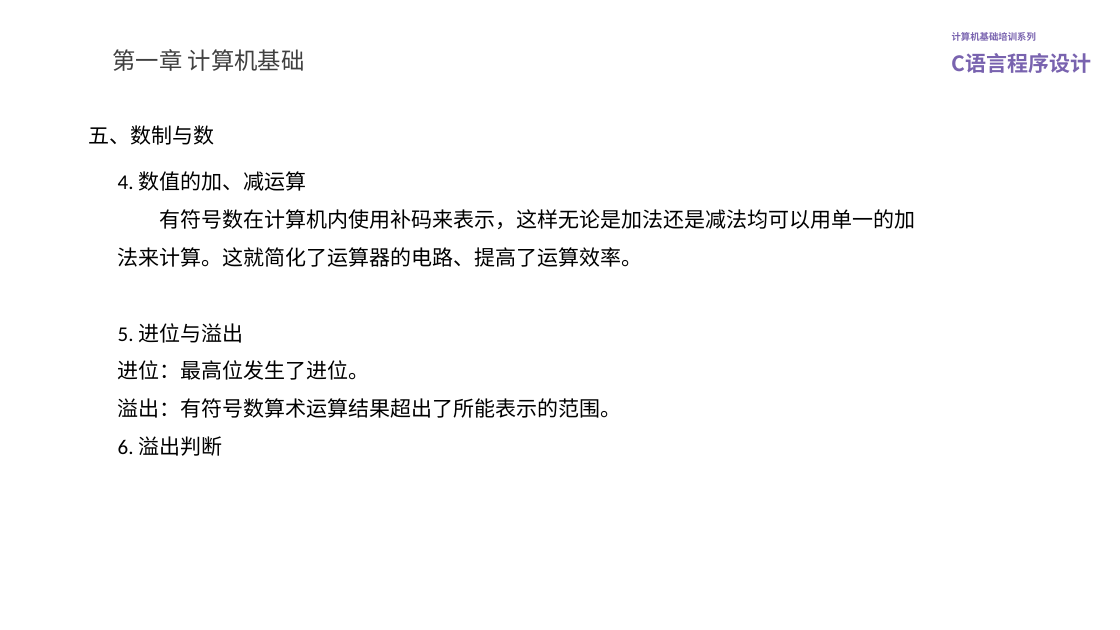
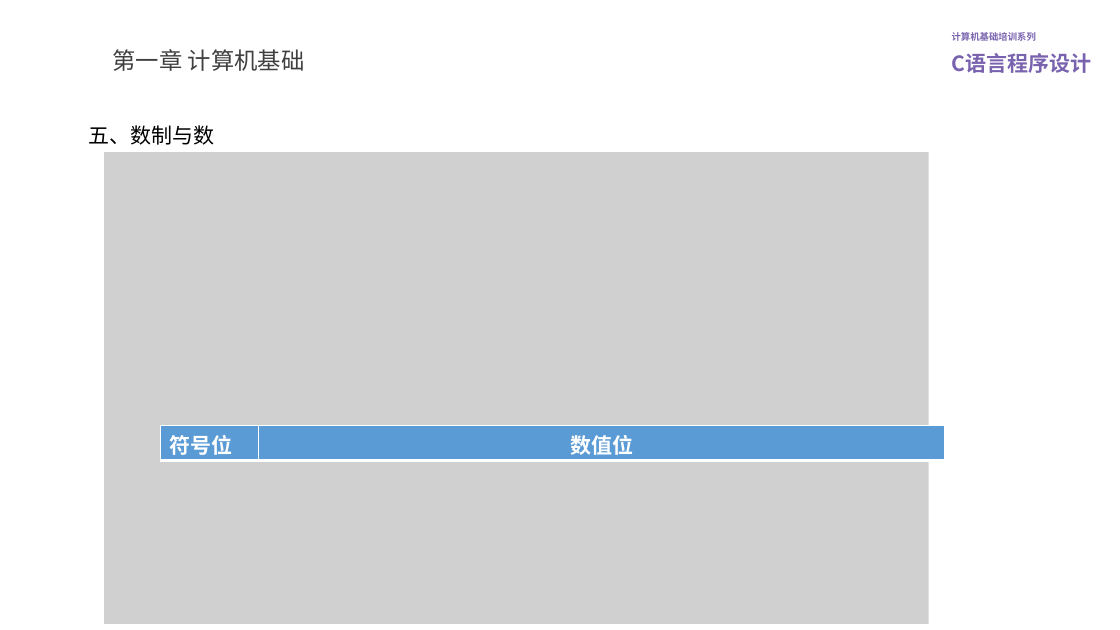
Before and after one commit to lovegce/training-courseware, a slide deck: slide 22 of C语言程序设计.pptx (slide 18 before the commit). Drawn at 1120x630 pixels with LibreOffice and Linux fonts; fonts in the diff are those of the drawing; grey boxes stand for pictures; background and template pictures are left out. Boxes give left, top, right and bottom in pixels: in the first picture for what was removed or moved away, otherwise in the second. Text is boxed around its words. In the diff, an @@ line names an element or a change of style, - is before the commit and + after.

```diff
--- a/C语言程序设计.pptx
+++ b/C语言程序设计.pptx
@@ picture added at (104,152,929,624) @@
@@ text removed at (118,171,916,456) @@
-4. 数值的加、减运算
-有符号数在计算机内使用补码来表示，这样无论是加法还是减法均可以用单一的加法来计算。这就简化了运算器的电路、提高了运算效率。
-5. 进位与溢出
-进位：最高位发生了进位。
-溢出：有符号数算术运算结果超出了所能表示的范围。
-6. 溢出判断
@@ table added at (161,425,946,460), 1 rows, 2 columns @@
+符号位 | 数值位
```
Also in this commit, not shown: 4 slides added, 10 other files.
